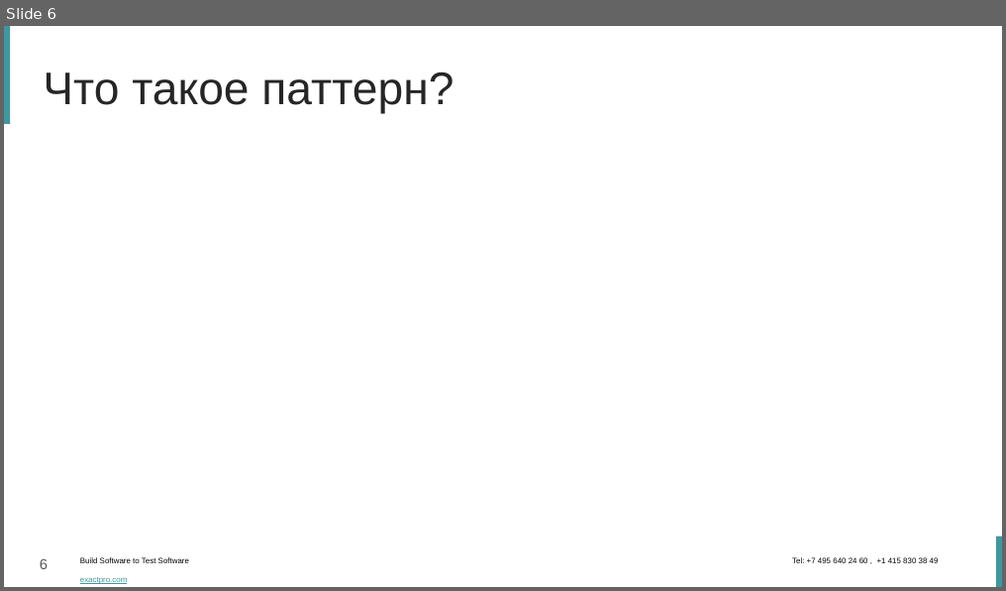
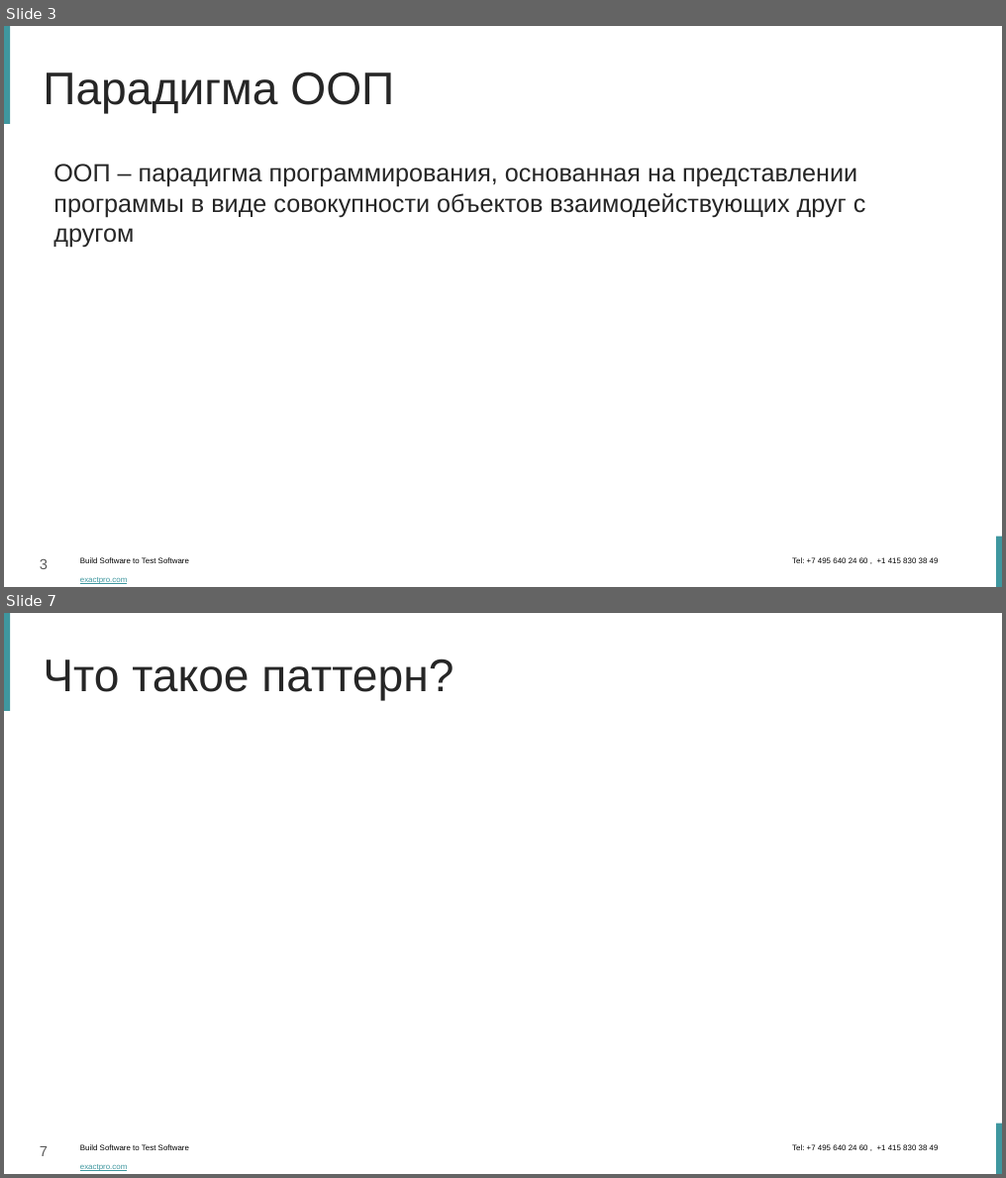
Before and after one commit to dzavodchikov/ChessMVC, a slide deck: Паттерн MVC.pptx. Shown one above the other, each under a label of ours: slide 6 before the commit, slides 3 and 7 after it; the slides between them are not shown. The pictures are 1006x591 and 1006x1178 pixels, drawn with LibreOffice and Linux fonts; fonts in the diff are those of the drawing; background and template pictures are left out. Boxes give left, top, right and bottom in pixels: in the first picture for what was removed or moved away, otherwise in the second. Text is boxed around its words. In the diff, an @@ line names an element or a change of style, - is before the commit and + after.

```diff
--- a/Паттерн MVC.pptx
+++ b/Паттерн MVC.pptx
@@ slide 3 added at (4,26,1002,587), background #FFFFFF; not listed: 4 template elements that a slide beside it also shows @@
@@ title added at (43,72,394,113), 44 pt, text #262626 @@
+Парадигма ООП
@@ text added at (54,164,866,248), 24 pt, text #262626 @@
+ООП – парадигма программирования, основанная на представлении
+программы в виде совокупности объектов взаимодействующих друг с
+другом
@@ what was slide 6 is now slide 7 @@
@@ page number at (40,1147,48,1157): text changed @@
-6
+7
```
Also in this commit, not shown: 7 slides changed, 4 other slides added, 3 slides removed.
